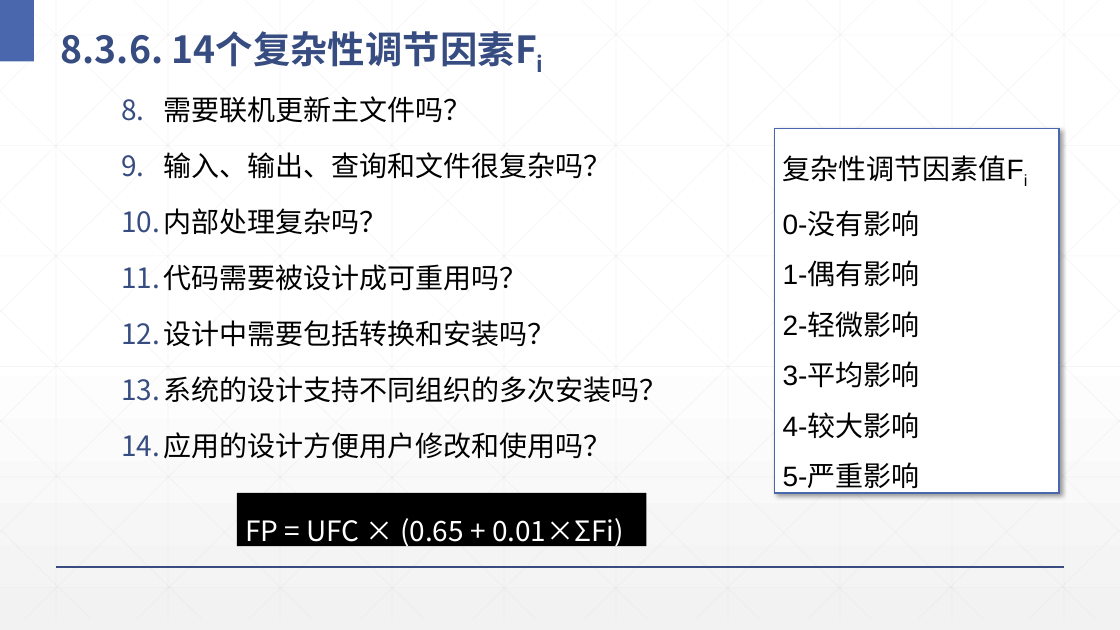
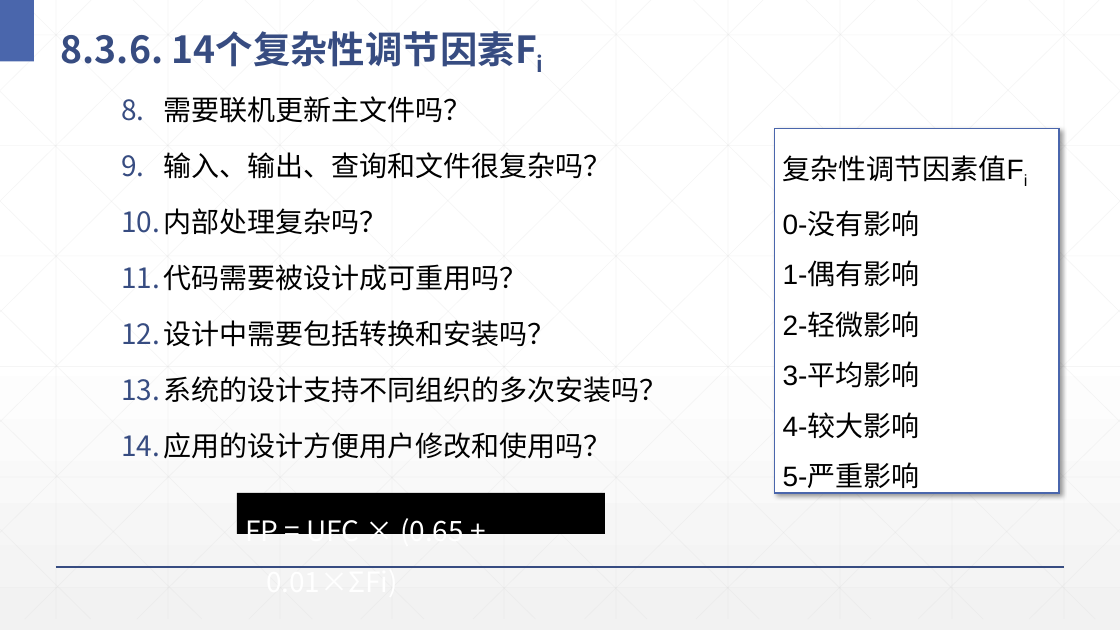
Before and after one commit to Panamera-Turbo/Software_Engineering, a slide deck: slide 29 of 8软件项目管理的概念.pptx. Drawn at 1120x630 pixels with LibreOffice and Linux fonts; fonts in the diff are those of the drawing. Boxes give left, top, right and bottom in pixels: in the first picture for what was removed or moved away, otherwise in the second. Text is boxed around its words. In the diff, an @@ line names an element or a change of style, - is before the commit and + after.

```diff
--- a/8软件项目管理的概念.pptx
+++ b/8软件项目管理的概念.pptx
@@ rectangle "FP = UFC × (0.65 ...": place and size @@
-rectangle "FP = UFC × (0.65 ..." at (237,493,647,546)
+rectangle "FP = UFC × (0.65 ..." at (237,493,605,534)
```
Also in this commit, not shown: 44 other slides changed, 7 other files.
